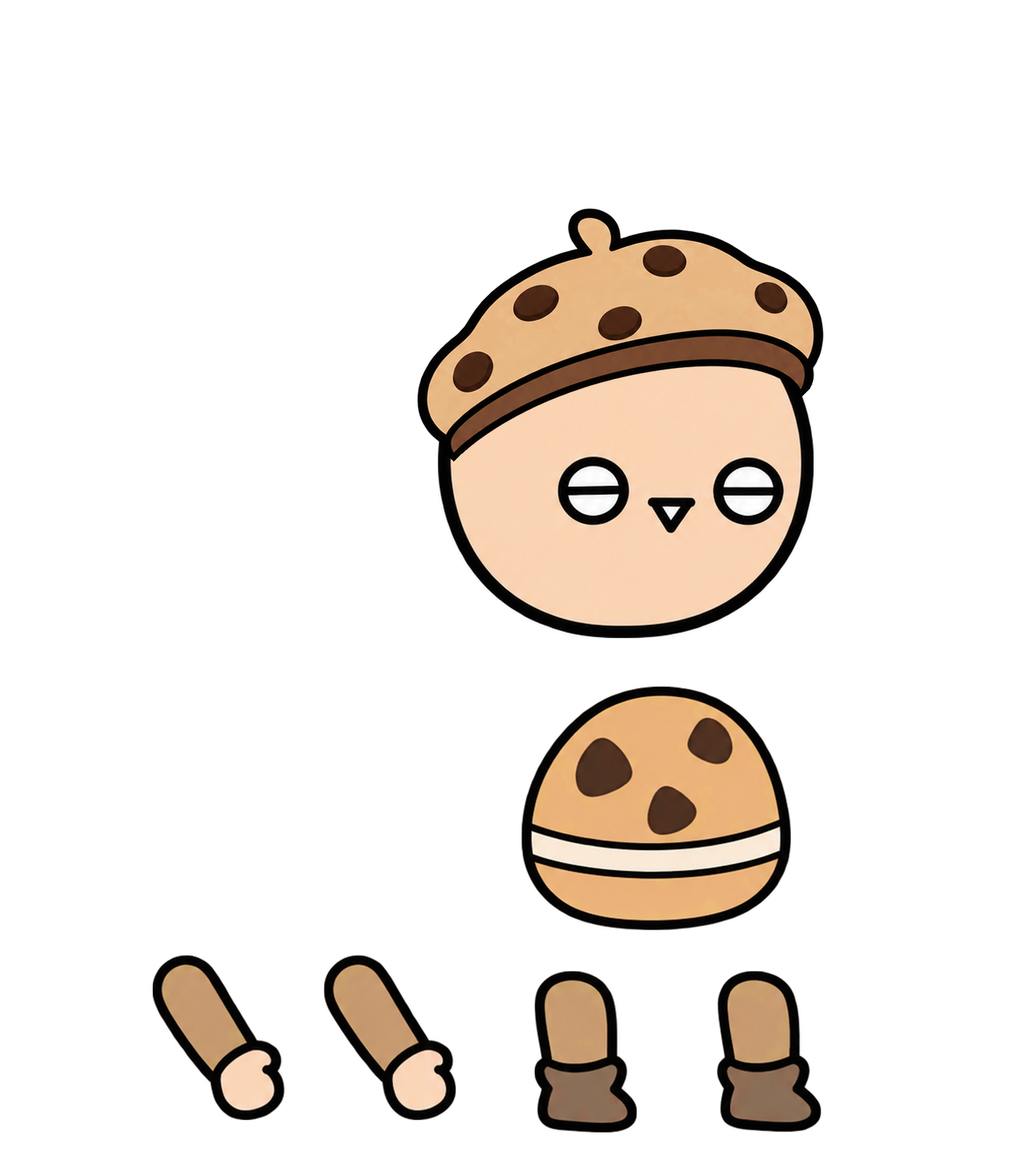
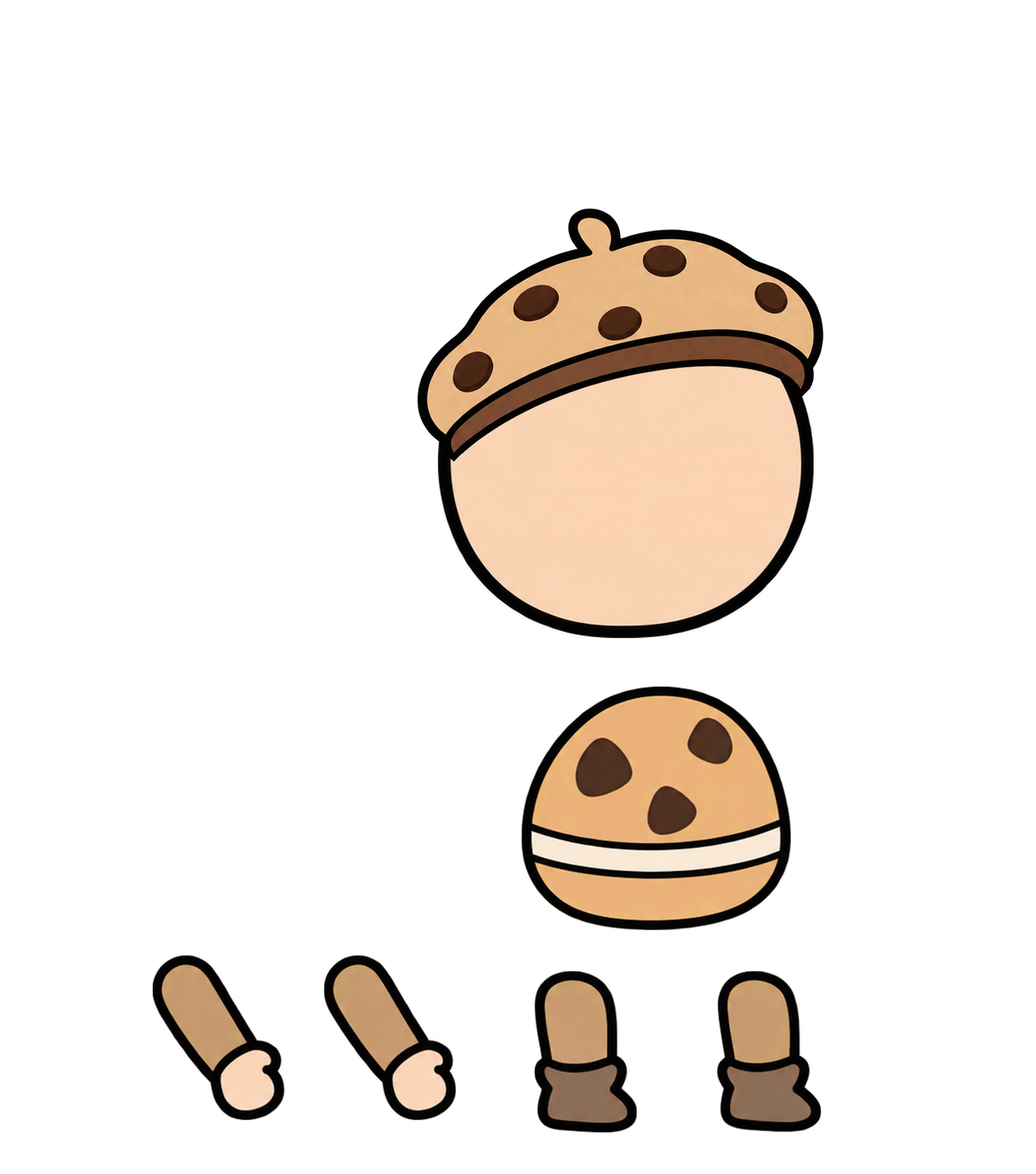
Layer changes from the first (1036, 1174) image to the second:
painted on "머리" over [549, 442, 801, 553]
